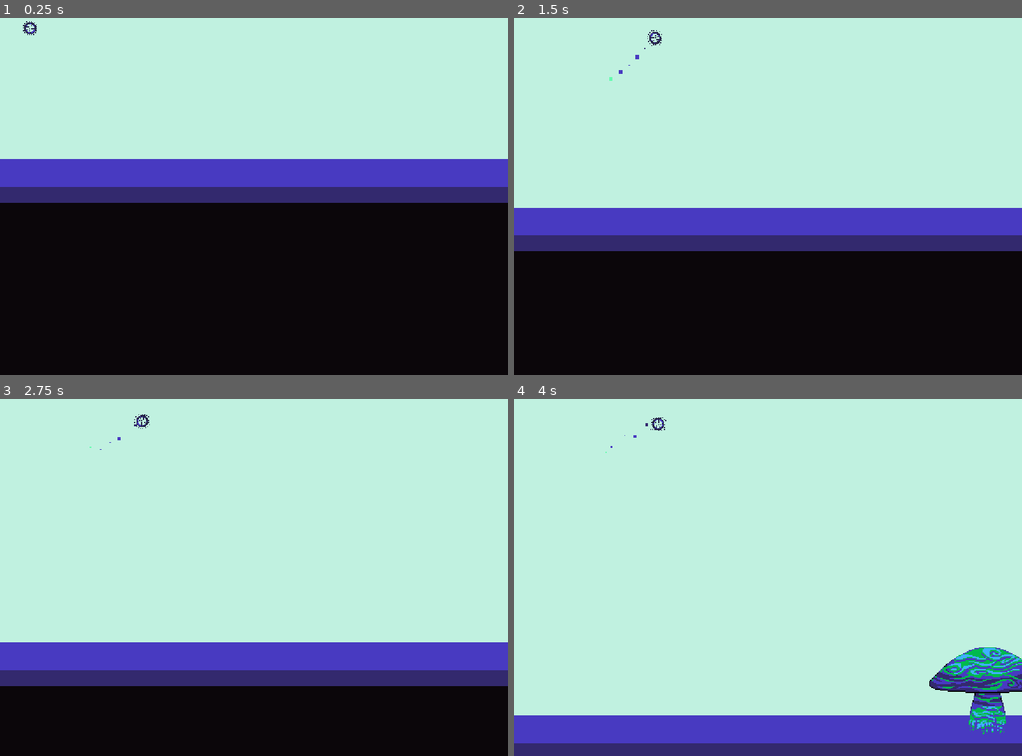
Above: before the commit, frames 1-4 (two rows, left to right).
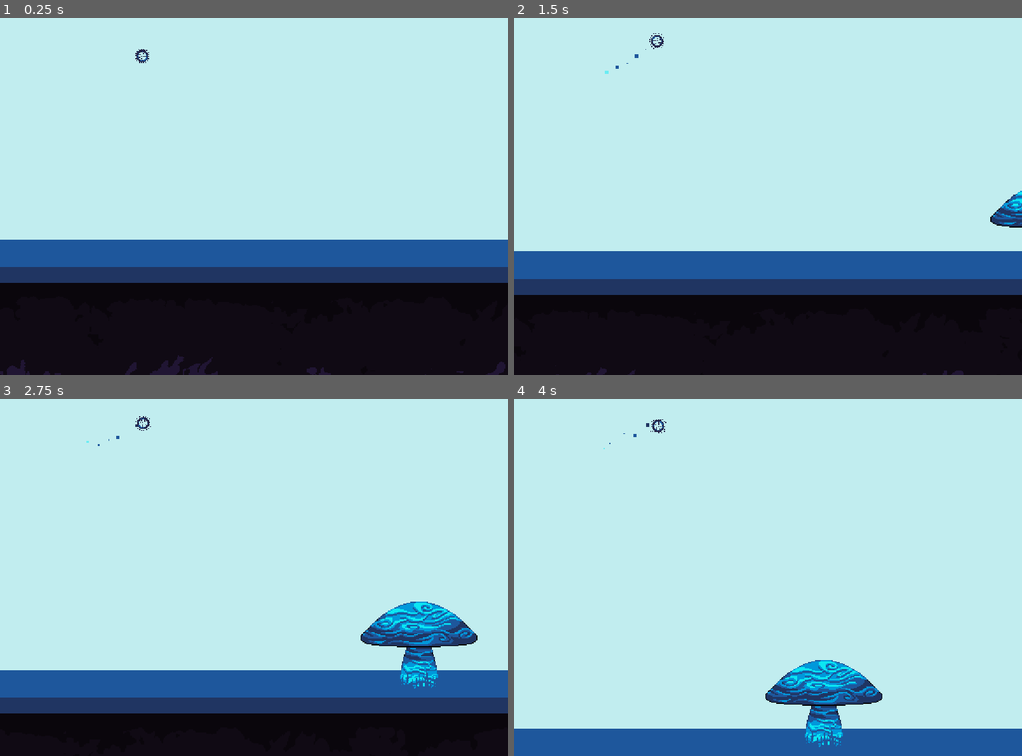
Above: after the commit, the same moments.

Repository: mewore/mini-jam-156-mushroom
Game: Godot game, scene res://scenes/Main.tscn
The game is run twice, just before and just after one commit, with the same random seed, the same clock (stepped at 60 frames per second) and the same inputs.
Inputs:
- Up to frame 1 (0.25 s): no input
- Up to frame 2 (1.5 s): hold Up (fly_up) 0.53-1.28 s
- Up to frame 3 (2.75 s): hold Up (fly_up) from 2.03 s (still down)
- Up to frame 4 (4 s): release Up (fly_up) at 3.53 s

The runs differ from the first frame. In frame 1, 35% of the frame differs, in the area x 0-100%, y 0-100%; in frame 2, 25%; in frame 3, 22%; in frame 4, 16%.

Commit message:
Simple nutrient indicator

Diff:
--- /dev/null
+++ b/entities/nutrient/nutrient.gd
@@ -0,0 +1,15 @@
+class_name Nutrient
+extends Sprite2D
+
+@export var frame_delay: float = 0.25
+var time: float = 0.0
+
+# Called when the node enters the scene tree for the first time.
+func _ready():
+	pass # Replace with function body.
+
+
+# Called every frame. 'delta' is the elapsed time since the previous frame.
+func _process(delta):
+	time += delta
+	self.frame = int(time / frame_delay) % (self.hframes * self.vframes)
--- /dev/null
+++ b/entities/nutrient/nutrient.tscn
@@ -0,0 +1,9 @@
+[gd_scene load_steps=3 format=3 uid="uid://dru683a2ow7jk"]
+
+[ext_resource type="Texture2D" uid="uid://60dn6igl8b2r" path="res://entities/nutrient/nutrient.png" id="1_6f1qm"]
+[ext_resource type="Script" path="res://entities/nutrient/nutrient.gd" id="2_ucd6u"]
+
+[node name="Nutrient" type="Sprite2D"]
+texture = ExtResource("1_6f1qm")
+hframes = 4
+script = ExtResource("2_ucd6u")
--- /dev/null
+++ b/environment/ground-fade.gdshader
@@ -0,0 +1,6 @@
+shader_type canvas_item;
+
+void fragment() {
+	vec4 original_color = textureLod(TEXTURE, UV, 0.0);
+	COLOR = vec4(original_color.rgb, original_color.a * min(UV.y, sqrt(sqrt(1.0 - UV.y))));
+}
--- /dev/null
+++ b/environment/nutrient-noise.tres
@@ -0,0 +1,9 @@
+[gd_resource type="FastNoiseLite" format=3 uid="uid://mijamrpjece8"]
+
+[resource]
+seed = 130
+frequency = 0.0036
+fractal_type = 3
+fractal_octaves = 6
+fractal_lacunarity = 1.625
+fractal_gain = 0.875
--- a/project.godot
+++ b/project.godot
@@ -23,7 +23,6 @@
 window/size/window_width_override=1024
 window/size/window_height_override=720
 window/stretch/mode="viewport"
-window/stretch/aspect="expand"
 
 [input]
 
--- a/scenes/Main.gd
+++ b/scenes/Main.gd
@@ -3,7 +3,12 @@
 @onready var camera: Camera2D = get_node("Camera2D")
 @onready var spore: Spore = get_node("Spore")
 @onready var background: Sprite2D = get_node("ParallaxBackground/BackgroundLayer/Background")
-@onready var groundY: float = get_node("GroundMarker").position.y
+@onready var groundBottom := background.region_rect.size.y
+@onready var groundTop: float = get_node("GroundMarker").position.y
+
+@onready var nutrientContainer: Node = get_node("Nutrients")
+@export var nutrientNoise: Noise
+@export var nutrientScene: PackedScene = null
 
 @export var accelerationAmount: Vector2 = Vector2(-200, -500)
 @export var cameraOffsetX: float = 128
@@ -11,17 +16,97 @@
 @onready var viewportWidth: float = ProjectSettings.get_setting("display/window/size/viewport_width")
 @onready var viewportHeight: float = ProjectSettings.get_setting("display/window/size/viewport_height")
 
+@onready var nutrientChunkWidth = get_node("Nutrients/ChunkWidth").position.x
+var firstGeneratedChunk = 0;
+var lastGeneratedChunk = -1
+var discardedNutrients := Array()
+@export var pixelsPerNutrientSample := 256
+@export_range(0, 1) var nutrientThreshold = .5
+@onready var nutrientPreview: Sprite2D = get_node("Nutrients/NutrientPreview")
+@onready var nutrientNoiseContainer: Node = get_node("Nutrients/NutrientNoise")
+const NUTRIENT_SAMPLE_COUNT := 5
+const NUTRIENT_SAMPLE_INITIAL_RADIUS := 2.0
+var nutrientSampleTransform = Transform2D(1.618033988749 * 2 * PI, Vector2.ONE * 1.5, 0.0, Vector2.ZERO)
+var leftmostGeneratedNoise := 0
+var rightmostGeneratedNoise := -1
 
 # Called when the node enters the scene tree for the first time.
 func _ready():
 	get_node("HueShift").visible = true
-	camera.limit_bottom = background.region_rect.size.y
+	camera.limit_bottom = floor(background.region_rect.size.y)
+	var nutrientTexture: NoiseTexture2D = nutrientPreview.texture.duplicate()
+	nutrientPreview.visible = false
 
 # Called every frame. 'delta' is the elapsed time since the previous frame.
 func _process(delta):
-	camera.position = Vector2(spore.position.x + cameraOffsetX, min((spore.position.y + background.region_rect.size.y) * .5, spore.position.y + viewportHeight / 2 - spore.texture.get_size().y * 2))
+	camera.position = Vector2(max(camera.position.x, spore.position.x + cameraOffsetX),
+		min((spore.position.y + groundBottom) * .5, spore.position.y + viewportHeight / 2 - spore.texture.get_size().y * 2))
+
+	var left: float = min(spore.global_position.x, camera.global_position.x) - viewportWidth
+	var right: float = max(spore.global_position.x, camera.global_position.x) + viewportWidth
+
+	var minY := groundTop
+	var leftmostChunk := int(left / nutrientChunkWidth)
+	if leftmostChunk > firstGeneratedChunk:
+		for nutrient in nutrientContainer.get_children():
+			if nutrient is Nutrient and nutrient.visible and nutrient.global_position.x < left:
+				nutrient.visible = false
+				discardedNutrients.append(nutrient)
+		firstGeneratedChunk = leftmostChunk
+
+	var rightmostChunk := int(right / nutrientChunkWidth)
+
+	while lastGeneratedChunk < rightmostChunk:
+		lastGeneratedChunk += 1
+
+		var newNutrientNoiseSprite: Sprite2D = null
+		var newNutrientNoiseSpriteName := "NutrientNoise" + str(lastGeneratedChunk)
+		if leftmostGeneratedNoise < leftmostChunk:
+			newNutrientNoiseSprite = nutrientNoiseContainer.get_node("NutrientNoise" + str(leftmostGeneratedNoise))
+			leftmostGeneratedNoise += 1
+		if newNutrientNoiseSprite == null:
+			newNutrientNoiseSprite = nutrientPreview.duplicate()
+			newNutrientNoiseSprite.visible = true
+			nutrientNoiseContainer.add_child(newNutrientNoiseSprite)
+		newNutrientNoiseSprite.name = newNutrientNoiseSpriteName
+		newNutrientNoiseSprite.position = Vector2(lastGeneratedChunk * nutrientChunkWidth, groundTop)
+		var nutrientTextureNoise: FastNoiseLite = nutrientNoise.duplicate()
+		nutrientTextureNoise.offset = Vector3(newNutrientNoiseSprite.position.x, newNutrientNoiseSprite.position.y, 0.0)
+		var nutrientTexture: NoiseTexture2D = NoiseTexture2D.new()
+		nutrientTexture.set_width(nutrientChunkWidth)
+		nutrientTexture.set_height(groundBottom - groundTop)
+		nutrientTexture.color_ramp = nutrientPreview.texture.color_ramp
+		nutrientTexture.noise = nutrientTextureNoise
+		newNutrientNoiseSprite.texture = nutrientTexture
+
+		print("Generating chunk: ", lastGeneratedChunk)
+		var pixelsPerChunk = (groundBottom - groundTop) * nutrientChunkWidth
+		var nutrientSamplesPerChunk = pixelsPerChunk / pixelsPerNutrientSample
+		for sample in range(nutrientSamplesPerChunk):
+			var nutrientPosition := Vector2(
+				randf_range(lastGeneratedChunk * nutrientChunkWidth, (lastGeneratedChunk + 1) * nutrientChunkWidth),
+				randf_range(groundTop, groundBottom))
+			var noiseMultiplier = inverse_lerp(groundTop, groundBottom, nutrientPosition.y)
+			noiseMultiplier = min(noiseMultiplier, sqrt(sqrt(1.0 - noiseMultiplier)))
+			var noiseValue = (nutrientNoise.get_noise_2dv(nutrientPosition) + .5) * noiseMultiplier
+			# var sampleOffset := Vector2.RIGHT.rotated(randf_range(0, PI * 2)) * NUTRIENT_SAMPLE_INITIAL_RADIUS
+			# if minNoise > nutrientThreshold:
+			# 	minNoise = min(minNoise, nutrientNoise.get_noise_2dv(nutrientPosition + sampleOffset) * noiseMultiplier)
+			# 	sampleOffset *= nutrientSampleTransform
+			if noiseValue < nutrientThreshold or noiseValue < randf():
+				continue
+			var nutrient: Nutrient
+			# print("Nutrient at: ", nutrientPosition)
+			if discardedNutrients.is_empty():
+				nutrient = nutrientScene.instantiate()
+				nutrientContainer.add_child(nutrient)
+			else:
+				nutrient = discardedNutrients.pop_back()
+				nutrient.visible = true
+			nutrient.position = nutrientPosition
+
 
 func _physics_process(delta):
 	if Input.is_action_pressed("fly_up"):
-		var windStrength = spore.position.y / groundY
+		var windStrength = spore.position.y / groundTop
 		spore.motion += accelerationAmount * (windStrength * delta)
--- a/scenes/Main.tscn
+++ b/scenes/Main.tscn
@@ -1,13 +1,30 @@
-[gd_scene load_steps=6 format=3 uid="uid://b61g46usq7odr"]
+[gd_scene load_steps=12 format=3 uid="uid://b61g46usq7odr"]
 
 [ext_resource type="Script" path="res://scenes/Main.gd" id="1_d4hjo"]
+[ext_resource type="FastNoiseLite" uid="uid://mijamrpjece8" path="res://environment/nutrient-noise.tres" id="2_1i3i2"]
 [ext_resource type="Texture2D" uid="uid://e5h3ukdi627v" path="res://environment/background.png" id="2_5h2vd"]
 [ext_resource type="PackedScene" uid="uid://culx2s5sloqcg" path="res://entities/spore/spore.tscn" id="2_ekf75"]
 [ext_resource type="Material" uid="uid://p2tdjbpeea1i" path="res://util/randomize-palette-material.tres" id="5_3l5db"]
 [ext_resource type="Texture2D" uid="uid://buxo4sftnd38r" path="res://entities/mushroom/mushroom2.png" id="5_5ikdo"]
+[ext_resource type="PackedScene" uid="uid://dru683a2ow7jk" path="res://entities/nutrient/nutrient.tscn" id="6_b7lb0"]
+[ext_resource type="Shader" path="res://environment/ground-fade.gdshader" id="8_3thsb"]
+
+[sub_resource type="ShaderMaterial" id="ShaderMaterial_n2sat"]
+shader = ExtResource("8_3thsb")
+
+[sub_resource type="Gradient" id="Gradient_ea5js"]
+colors = PackedColorArray(1, 1, 1, 0, 1, 1, 1, 0.27451)
+
+[sub_resource type="NoiseTexture2D" id="NoiseTexture2D_yplru"]
+width = 256
+height = 256
+color_ramp = SubResource("Gradient_ea5js")
+noise = ExtResource("2_1i3i2")
 
 [node name="Main" type="Node2D"]
 script = ExtResource("1_d4hjo")
+nutrientNoise = ExtResource("2_1i3i2")
+nutrientScene = ExtResource("6_b7lb0")
 accelerationAmount = Vector2(100, -500)
 
 [node name="ParallaxBackground" type="ParallaxBackground" parent="."]
@@ -23,17 +40,17 @@
 region_rect = Rect2(0, 0, 1024, 650)
 
 [node name="Spore" parent="." instance=ExtResource("2_ekf75")]
-position = Vector2(14, 244)
+position = Vector2(158, 190)
 
 [node name="Camera2D" type="Camera2D" parent="."]
-position = Vector2(510, 476)
-limit_left = -200
+position = Vector2(239, 321)
+limit_left = 0
 limit_top = 0
 limit_smoothed = true
 position_smoothing_enabled = true
 
 [node name="GroundMarker" type="Marker2D" parent="."]
-position = Vector2(0, 411)
+position = Vector2(0, 421)
 
 [node name="Mushroom" type="Sprite2D" parent="."]
 position = Vector2(649, 335)
@@ -41,6 +58,7 @@
 
 [node name="HueShift" type="ParallaxBackground" parent="."]
 layer = 100
+visible = false
 
 [node name="HueShiftLayer" type="ParallaxLayer" parent="HueShift"]
 motion_scale = Vector2(0, 0)
@@ -50,3 +68,17 @@
 offset_right = 512.0
 offset_bottom = 360.0
 mouse_filter = 2
+
+[node name="Nutrients" type="Node2D" parent="."]
+
+[node name="NutrientPreview" type="Sprite2D" parent="Nutrients"]
+material = SubResource("ShaderMaterial_n2sat")
+position = Vector2(0, 420)
+texture = SubResource("NoiseTexture2D_yplru")
+centered = false
+region_rect = Rect2(0, 0, 2048, 256)
+
+[node name="ChunkWidth" type="Marker2D" parent="Nutrients"]
+position = Vector2(128, 0)
+
+[node name="NutrientNoise" type="Node2D" parent="Nutrients"]
--- a/util/randomize-palette-material.tres
+++ b/util/randomize-palette-material.tres
@@ -6,6 +6,6 @@
 [resource]
 shader = ExtResource("1_effss")
 shader_parameter/palette_size = 16
-shader_parameter/randomization_amount = 0.5
-shader_parameter/randomization_seed = 28.655
+shader_parameter/randomization_amount = 0.0
+shader_parameter/randomization_seed = 24.35
 shader_parameter/palette = ExtResource("2_o2sya")
Binary file added: entities/nutrient/nutrient.aseprite
Binary file added: entities/nutrient/nutrient.png
Not shown, added: entities/nutrient/nutrient.png.import
Not shown, changed: README.md
